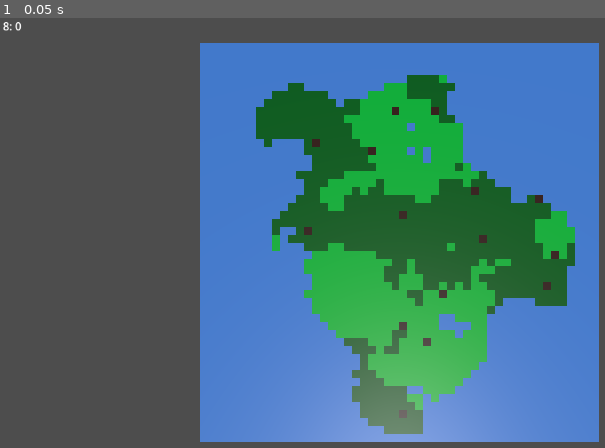
Above: before the commit, frame 1.
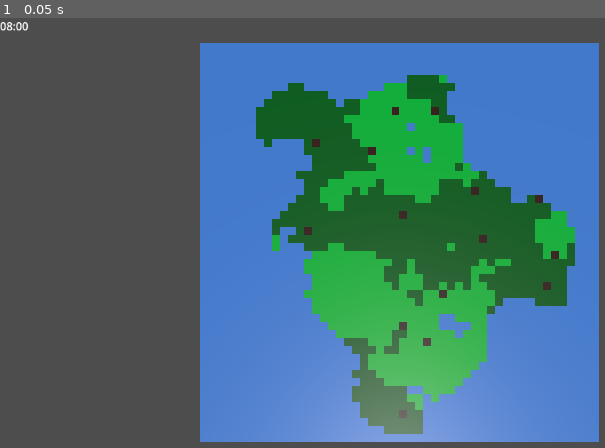
Above: after the commit, the same moment.

Repository: dtetruash/godot-wild-jam-85
Game: Godot game, scene res://Main.tscn
Two runs of this game, one before a commit and one after it. Both use one fixed random seed, a clock stepped at 60 frames per second and the inputs below.
Inputs:
- Up to frame 1 (0.05 s): no input

The runs differ from the first frame. In frame 1, less than 0.1% of the frame differs, in the area x 0-5%, y 0-4%.

Commit message:
uses signals

Diff:
--- a/Scripts/time_display.gd
+++ b/Scripts/time_display.gd
@@ -4,11 +4,12 @@
 
 # Called when the node enters the scene tree for the first time.
 func _ready() -> void:
-	pass # Replace with function body.
+	time_manager.connect("time_changed", _on_time_changed)
 
+
+func _on_time_changed(hours: int, minutes: int, day: int) -> void:
+	self.text = "%02d:%02d" % [hours, minutes]
 
 # Called every frame. 'delta' is the elapsed time since the previous frame.
 func _process(delta: float) -> void:
-	var display_time: Vector2 = self.time_manager.get_display_time_truncated()
-	# giving up on have 00:00 formatting because it doesn't work for some reason and this is a placeholder anyway
-	self.text = "%2d:%2d" % [display_time.x, display_time.y]
+	pass
--- a/Scripts/time_manager.gd
+++ b/Scripts/time_manager.gd
@@ -18,11 +18,14 @@
 
 @onready var time_multiplier = minutes_per_day / day_duration_wall_time_minutes
 
-## This function returns a Vector2 with the x component being hours and y being minutes
-func get_display_time_truncated() -> Vector2:
-	var hours = floorf(current_time / 60.0)
+signal time_changed(hours, minutes, day)
+
+## This function returns a Vector2 with the x component being hours and y being minutes and z being day
+func get_display_time_truncated() -> Vector3:
+	var hours = int(floorf(current_time / 60.0)) % 24
 	var minutes = int(current_time) % 60
-	return Vector2(hours, minutes)
+	var day = int(current_time / minutes_per_day) % 7
+	return Vector3(hours, minutes, day)
 
 # Called when the node enters the scene tree for the first time.
 func _ready() -> void:
@@ -32,3 +35,5 @@
 # Called every frame. 'delta' is the elapsed time since the previous frame.
 func _process(delta: float) -> void:
 	current_time += time_multiplier * (delta / 60.0)
+	var display_time = self.get_display_time_truncated()
+	emit_signal("time_changed", display_time.x, display_time.y, display_time.z)
